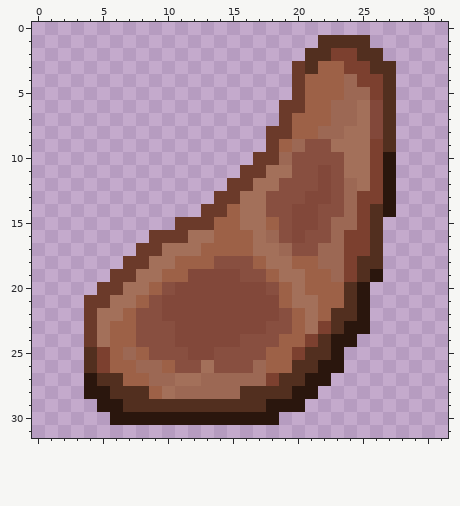
One commit to this pixel-art sprite: textures/items/mutton_cooked.png. That is the earlier state.
The file is 32x32 pixels.
And afterwards:
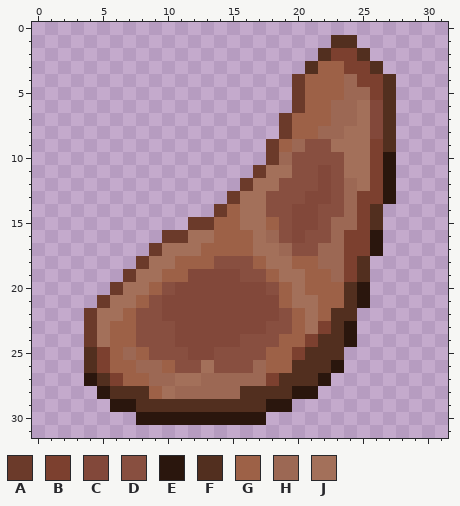
Palette (. is transparent): A #6b3a2a  B #7c402f  C #82483a  D #884f40  E #2a160d  F #522f1f  G #9d6147  H #9c6854  J #a3705a
Log entry: [#1464] - Authors: Evorp
Edits made:
{"y":1,"x":22,"old":"F","new":"."}
{"y":1,"x":25,"old":"F","new":"."}
{"y":2,"x":21,"old":"F","new":"."}
{"y":2,"x":26,"old":"F","new":"."}
{"y":3,"x":20,"old":"A","new":"."}
{"y":3,"x":27,"old":"F","new":"."}
{"y":6,"x":19,"old":"A","new":"."}
{"y":8,"x":18,"old":"A","new":"."}
{"y":10,"x":17,"old":"A","new":"."}
{"y":11,"x":16,"old":"A","new":"."}
{"y":12,"x":15,"old":"A","new":"."}
{"y":13,"x":14,"old":"A","new":"."}
{"y":14,"x":13,"old":"A","new":"."}
{"y":14,"x":27,"old":"E","new":"."}
{"y":15,"x":11,"old":"A","new":"."}
{"y":16,"x":9,"old":"A","new":"."}
{"y":16,"x":26,"old":"F","new":"E"}
{"y":17,"x":8,"old":"A","new":"."}
{"y":17,"x":26,"old":"F","new":"E"}
{"y":18,"x":7,"old":"A","new":"."}
{"y":18,"x":26,"old":"F","new":"."}
{"y":19,"x":6,"old":"A","new":"."}
{"y":19,"x":26,"old":"E","new":"."}
{"y":20,"x":5,"old":"A","new":"."}
{"y":21,"x":4,"old":"A","new":"."}
{"y":22,"x":25,"old":"E","new":"."}
{"y":23,"x":25,"old":"E","new":"."}
{"y":24,"x":23,"old":"E","new":"F"}
{"y":25,"x":23,"old":"E","new":"F"}
{"y":26,"x":22,"old":"E","new":"F"}
{"y":27,"x":6,"old":"F","new":"B"}
{"y":27,"x":21,"old":"E","new":"F"}
{"y":28,"x":4,"old":"E","new":"."}
{"y":29,"x":5,"old":"E","new":"."}
{"y":29,"x":7,"old":"F","new":"E"}
{"y":29,"x":20,"old":"E","new":"."}
{"y":30,"x":6,"old":"EE","new":".."}
{"y":30,"x":18,"old":"E","new":"."}
